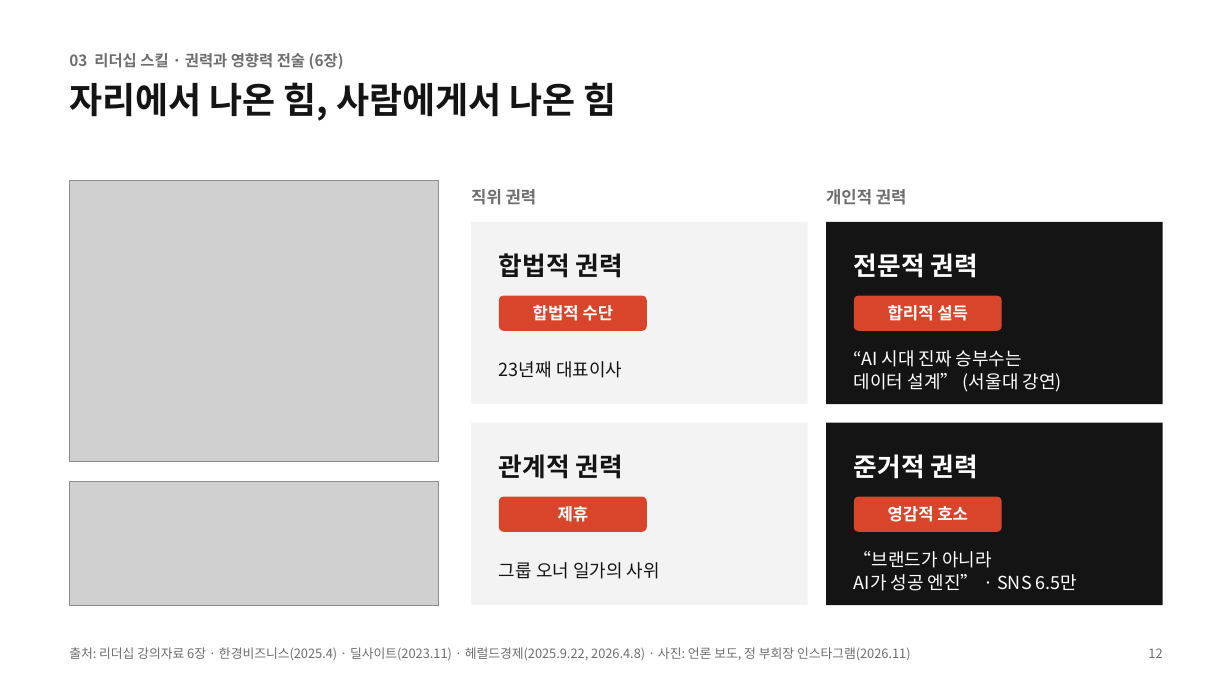
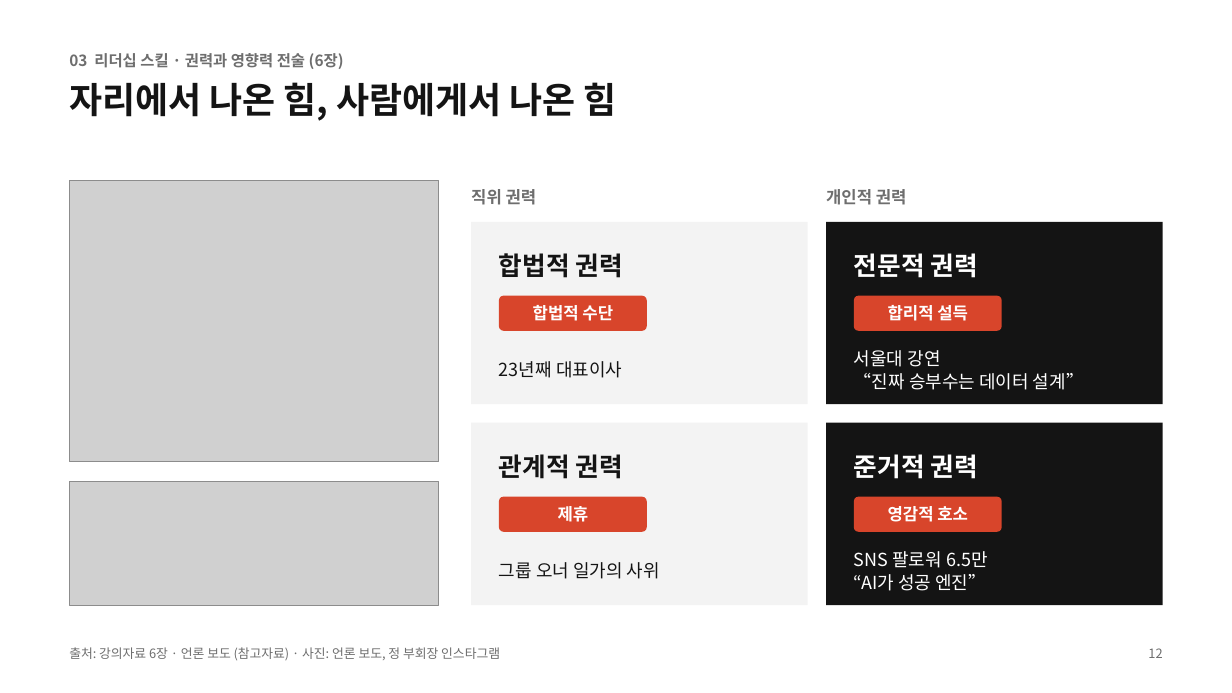
Before and after one commit to NATHAN18-ABLE/for-nathan, a slide deck: slide 12 of leadership-ppt/leadership-final.pptx. Drawn at 1232x693 pixels with LibreOffice and Linux fonts; fonts in the diff are those of the drawing; grey boxes stand for pictures. Boxes give left, top, right and bottom in pixels: in the first picture for what was removed or moved away, otherwise in the second. Text is boxed around its words. In the diff, an @@ line names an element or a change of style, - is before the commit and + after.

```diff
--- a/leadership-ppt/leadership-final.pptx
+++ b/leadership-ppt/leadership-final.pptx
@@ text at bbox=[854, 350, 1084, 390]: text changed @@
-“AI 시대 진짜 승부수는
-데이터 설계” (서울대 강연)
+서울대 강연
+“진짜 승부수는 데이터 설계”
@@ text at bbox=[854, 551, 988, 591]: text changed @@
-“브랜드가 아니라
-AI가 성공 엔진” · SNS 6.5만
+SNS 팔로워 6.5만
+“AI가 성공 엔진”
@@ text at bbox=[69, 647, 500, 660]: text changed @@
-출처: 리더십 강의자료 6장 · 한경비즈니스(2025.4) · 딜사이트(2023.11) · 헤럴드경제(2025.9.22, 2026.4.8) · 사진: 언론 보도, 정 부회장 인스타그램(2026.11)
+출처: 강의자료 6장 · 언론 보도 (참고자료) · 사진: 언론 보도, 정 부회장 인스타그램
```
Also in this commit, not shown: 10 other slides changed, 4 other files.
